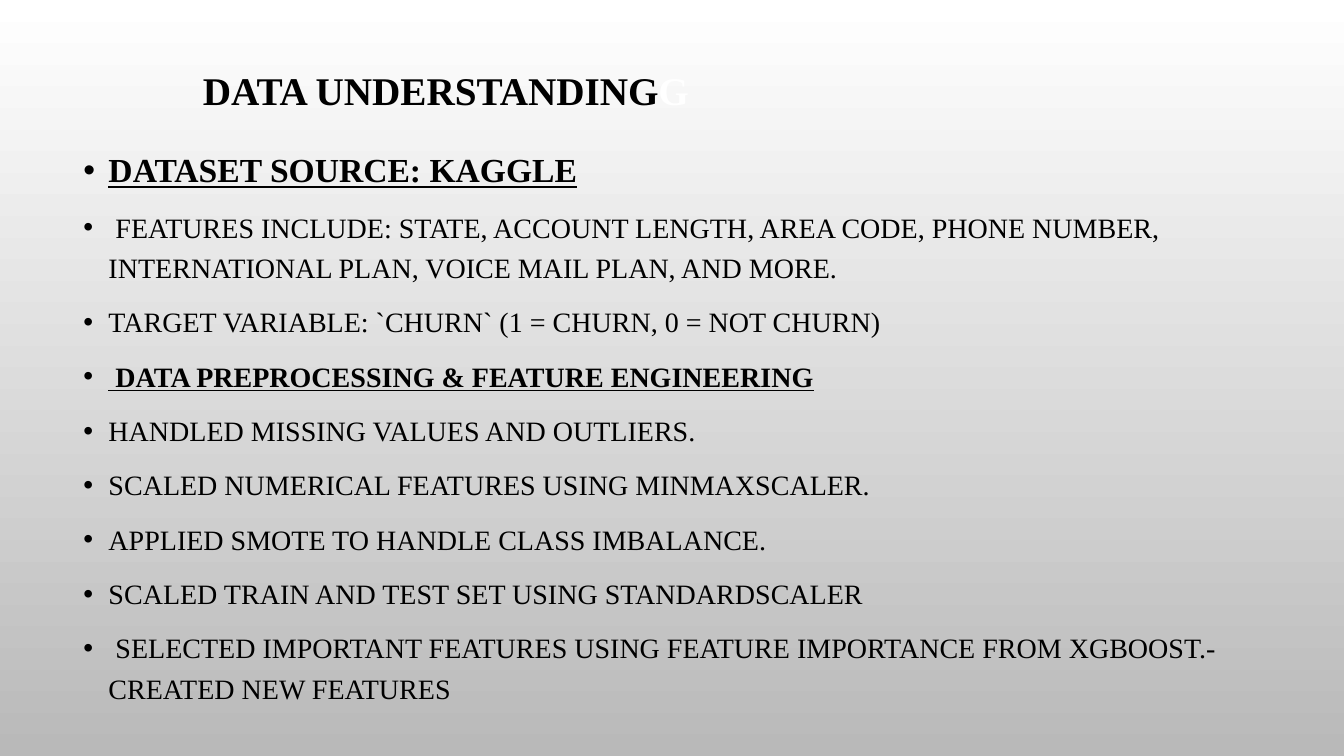
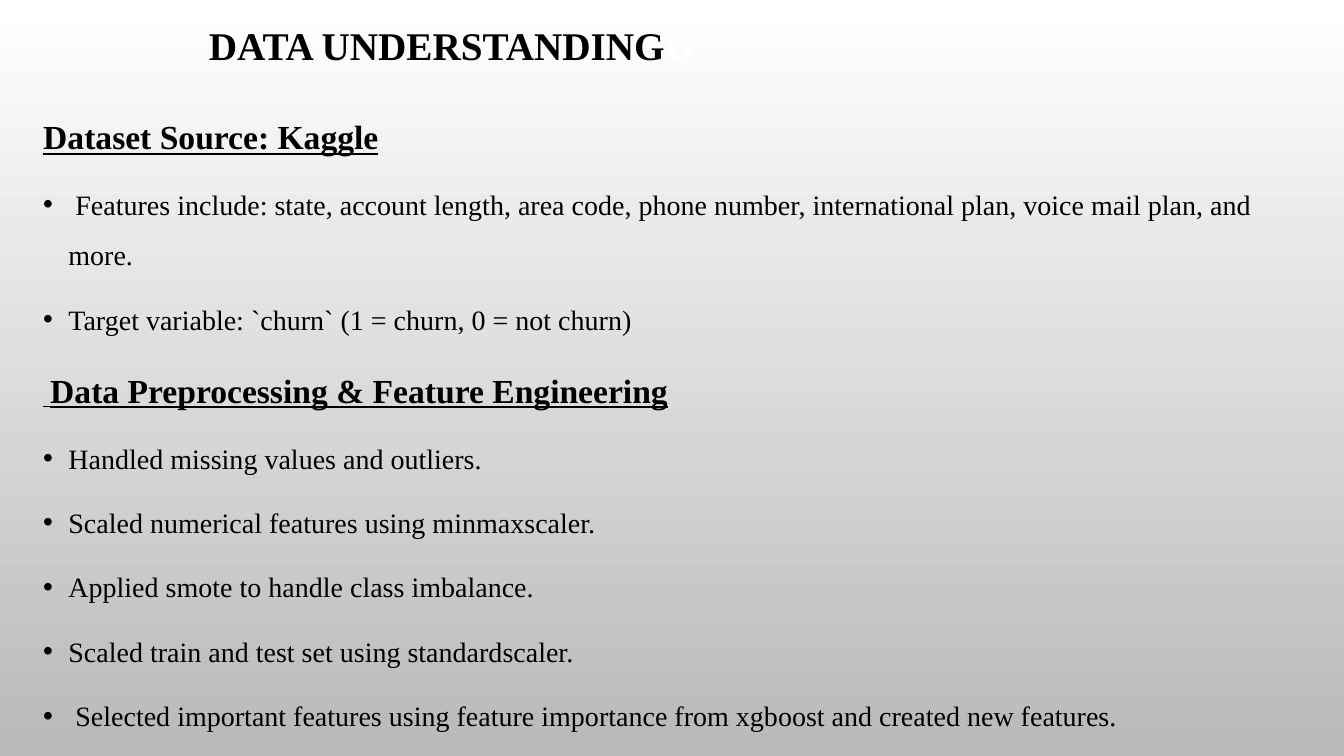
Before and after one commit to Maiya-Abdullahi/SyriaTel-Customer-Churn-Prediction, a slide deck: slide 3 of PowerPoint.pptx. Drawn at 1344x756 pixels with LibreOffice and Linux fonts; fonts in the diff are those of the drawing; background and template pictures are left out. Boxes give left, top, right and bottom in pixels: in the first picture for what was removed or moved away, otherwise in the second. Text is boxed around its words. In the diff, an @@ line names an element or a change of style, - is before the commit and + after.

```diff
--- a/PowerPoint.pptx
+++ b/PowerPoint.pptx
@@ title "DATA UNDERSTANDINGG" moved from (x1=203, y1=79, x2=689, y2=106) to (x1=209, y1=34, x2=695, y2=61) @@
@@ text at (x1=43, y1=125, x2=1250, y2=732): text changed @@
-• DATASET SOURCE: KAGGLE
-• FEATURES INCLUDE: STATE, ACCOUNT LENGTH, AREA CODE, PHONE NUMBER, INTERNATIONAL PLAN, VOICE MAIL PLAN, AND MORE.
-• TARGET VARIABLE: `CHURN` (1 = CHURN, 0 = NOT CHURN)
-• DATA PREPROCESSING & FEATURE ENGINEERING
-• HANDLED MISSING VALUES AND OUTLIERS.
-• SCALED NUMERICAL FEATURES USING MINMAXSCALER.
-• APPLIED SMOTE TO HANDLE CLASS IMBALANCE.
-• SCALED TRAIN AND TEST SET USING STANDARDSCALER
-• SELECTED IMPORTANT FEATURES USING FEATURE IMPORTANCE FROM XGBOOST.- CREATED NEW FEATURES
+Dataset Source: Kaggle
+• Features include: state, account length, area code, phone number, international plan, voice mail plan, and more.
+• Target variable: `churn` (1 = churn, 0 = not churn)
+Data Preprocessing & Feature Engineering
+• Handled missing values and outliers.
+• Scaled numerical features using minmaxscaler.
+• Applied smote to handle class imbalance.
+• Scaled train and test set using standardscaler.
+• Selected important features using feature importance from xgboost and created new features.
```
Also in this commit, not shown: 12 other slides changed.
